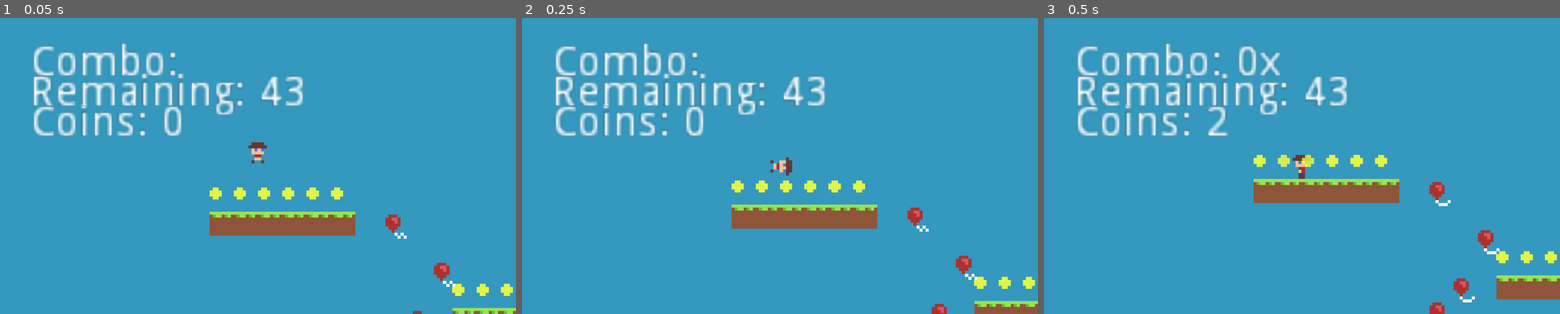
Above: before the commit, frames 1-3 (left to right).
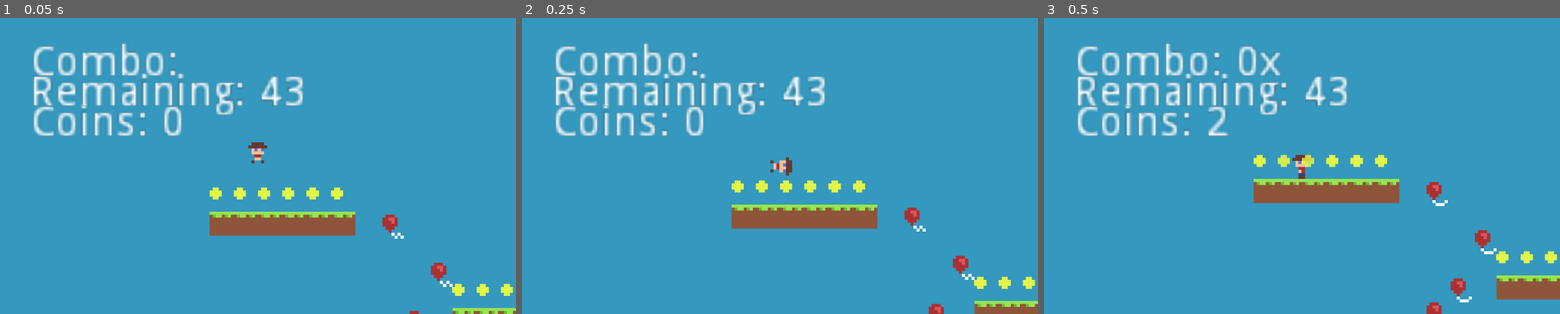
Above: after the commit, the same moments.

Repository: TheMadcowe/Popper
Game: Godot game, scene res://Popper.tscn
The game is run twice, just before and just after one commit, with the same random seed, the same clock (stepped at 60 frames per second) and the same inputs.
Inputs:
- Up to frame 1 (0.05 s): no input
- Up to frame 2 (0.25 s): no input
- Up to frame 3 (0.5 s): no input

The runs differ from the first frame. In frame 1, 0.3% of the frame differs, in the area x 74-89%, y 66-100%; in frame 2, 0.4%; in frame 3, 0.5%, in the area x 74-89%, y 55-100%.

Commit message:
Changed the Balloon Sprite resolution from 20x20 to 16x16... thanks Unity

Diff:
--- a/Popper/Balloon.tscn
+++ b/Popper/Balloon.tscn
@@ -4,7 +4,7 @@
 [ext_resource path="res://balloon.png" type="Texture" id=2]
 
 [sub_resource type="CircleShape2D" id=1]
-radius = 2.66043
+radius = 3.24486
 
 [sub_resource type="Animation" id=2]
 resource_name = "idle"
@@ -63,8 +63,11 @@
 frame = 1
 
 [node name="CollisionShape2D" type="CollisionShape2D" parent="."]
-position = Vector2( 5, 5 )
+position = Vector2( 3.59268, 3.82741 )
 shape = SubResource( 1 )
+__meta__ = {
+"_edit_lock_": true
+}
 
 [node name="Anim" type="AnimationPlayer" parent="."]
 autoplay = "idle"
Binary file changed: Popper/balloon.png
